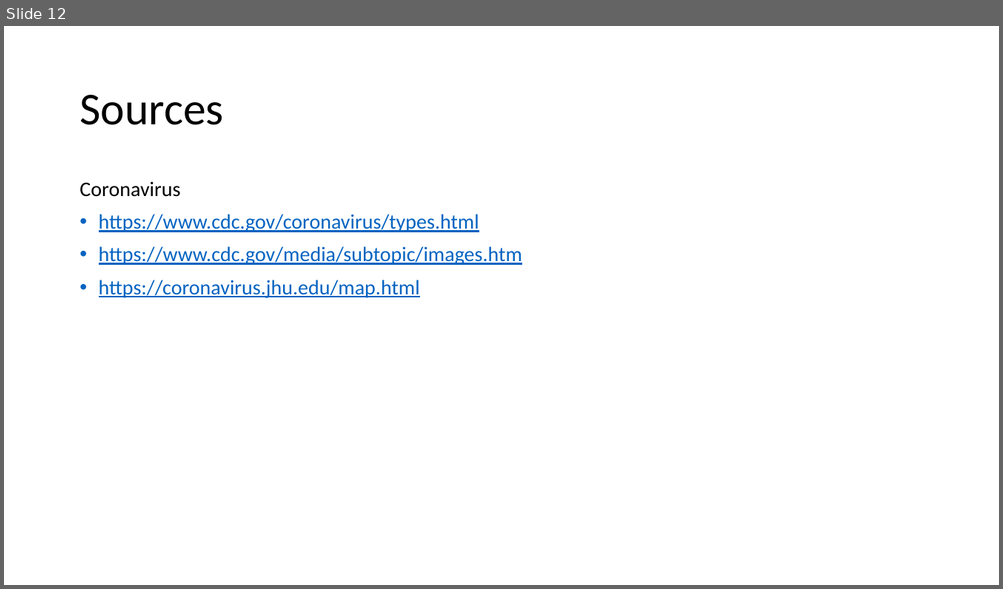
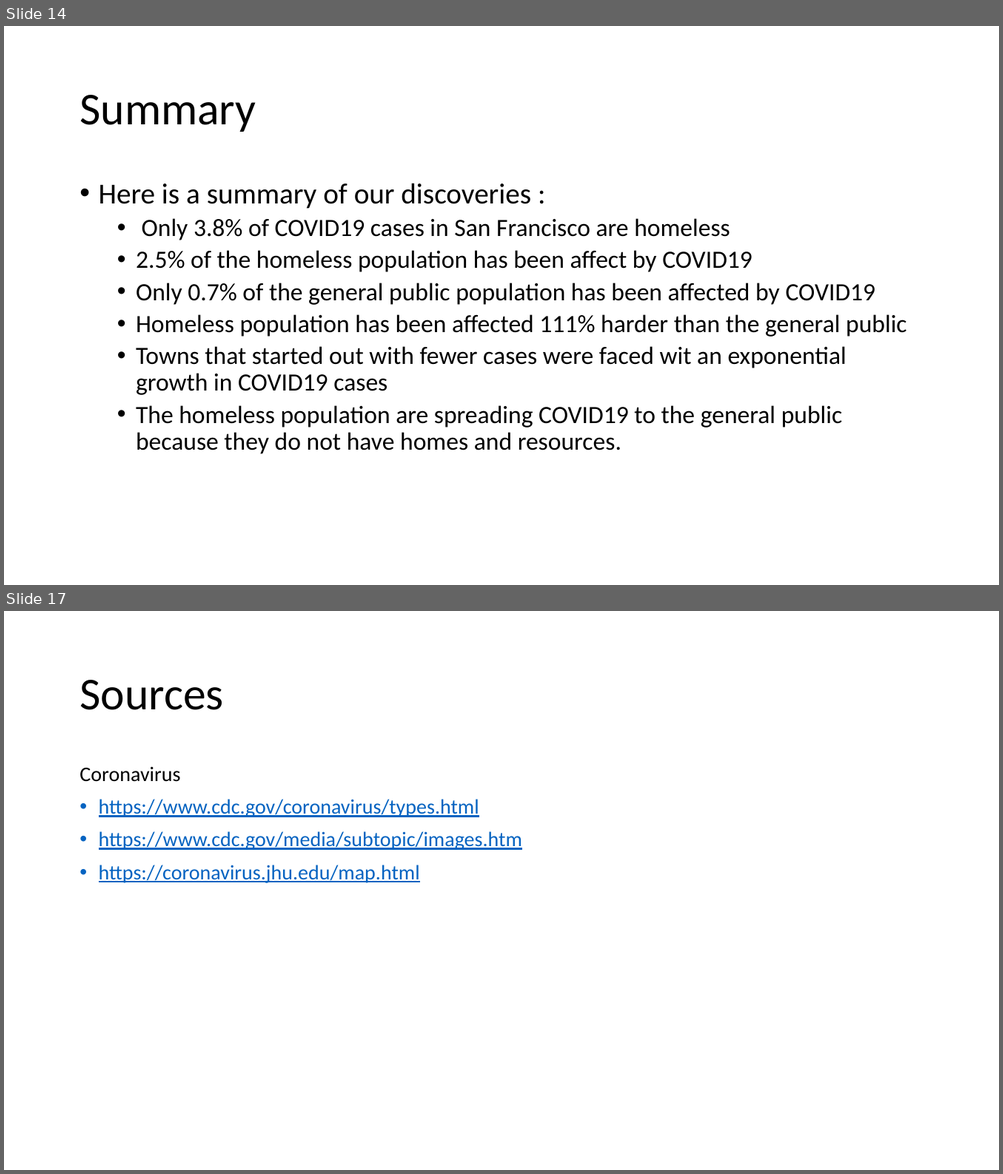
Before and after one commit to engmarkrezk/DFT_FinalProject, a slide deck: RecoverdDFTppt.pptx. Shown one above the other, each under a label of ours: slide 12 before the commit, slides 14 and 17 after it; the slides between them are not shown. The pictures are 1003x589 and 1003x1174 pixels, drawn with LibreOffice and Linux fonts; fonts in the diff are those of the drawing. Boxes give left, top, right and bottom in pixels: in the first picture for what was removed or moved away, otherwise in the second. Text is boxed around its words. In the diff, an @@ line names an element or a change of style, - is before the commit and + after.

```diff
--- a/RecoverdDFTppt.pptx
+++ b/RecoverdDFTppt.pptx
@@ slide 14 added at [4,26,999,585], background #FFFFFF @@
@@ title added at [79,95,256,132], 44 pt, text #000000 @@
+Summary
@@ text added at [99,183,907,454], 24 pt, text #000000 @@
+• Here is a summary of our discoveries :
+  • Only 3.8% of COVID19 cases in San Francisco are homeless
+  • 2.5% of the homeless population has been affect by COVID19
+  • Only 0.7% of the general public population has been affected by COVID19
+  • Homeless population has been affected 111% harder than the general public
+  • Towns that started out with fewer cases were faced wit an exponential growth in COVID19 cases
+  • The homeless population are spreading COVID19 to the general public because they do not have homes and resources.
@@ what was slide 12 is now slide 17 @@
```
Also in this commit, not shown: 3 slides changed, 7 other slides added, 3 slides removed, 1 other file.
